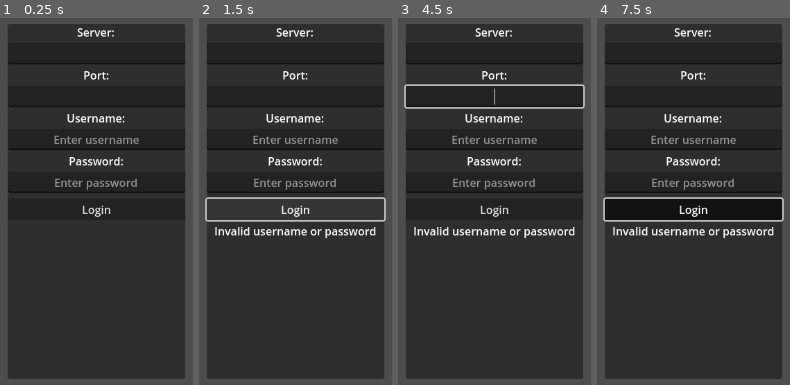
Above: before the commit, frames 1-4 (left to right).
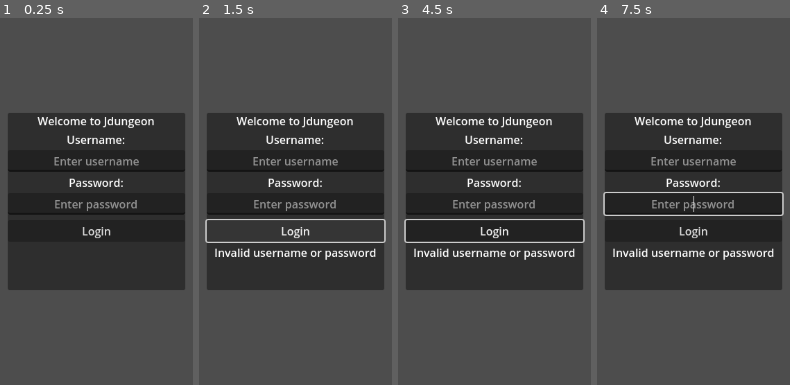
Above: after the commit, the same moments.

Repository: jonathaneeckhout/jdungeon-client
Game: Godot game, scene res://scenes/Multiplayer/Multiplayer.tscn
The game is run twice, just before and just after one commit, with the same random seed, the same clock (stepped at 60 frames per second) and the same inputs.
Inputs (mouse positions are in pixels of both pictures, inside the frame that each line leads up to):
- Up to frame 1 (0.25 s): no input
- Up to frame 2 (1.5 s): click "Login" at 0.5 s; click "Login" at 1.25 s
- Up to frame 3 (4.5 s): click "Login" at 2 s; tap Enter (ui_accept) at 2.75, 3.02, 3.5, 3.77, 4.25 s; move the mouse to (outside the picture) at 2.77 s; press the mouse at (outside the picture) at 2.78 s; move the mouse to (outside the picture) at 3.52 s; release the mouse at (outside the picture) at 3.53 s; click (outside the picture) at 3.6 s; move the mouse to (573, 102) at 4.27 s; hold Right mouse button (right_click) from 4.28 s (still down)
- Up to frame 4 (7.5 s): click (772, 102) at 4.55 s; tap Enter (ui_accept) at 5, 5.27, 5.75, 6.02, 6.5, 6.77 s; move the mouse to (652, 289) at 5.02 s; release Right mouse button (right_click) at 5.03 s; click (652, 289) at 5.1 s; move the mouse to (outside the picture) at 5.77 s; press the mouse at (outside the picture) at 5.78 s; move the mouse to (outside the picture) at 6.52 s; release the mouse at (outside the picture) at 6.53 s; right-click (outside the picture) at 6.6 s; click (outside the picture) at 6.8 s; move the mouse to (734, 201) at 7.27 s; press the mouse at (734, 201) at 7.28 s

The runs differ from the first frame. In frame 1, 49% of the frame differs, in the area x 4-96%, y 1-99%; in frame 2, 53%; in frame 3, 52%; in frame 4, 54%, in the area x 3-97%, y 1-99%.

Commit message:
add client side prediction

Diff:
--- a/scenes/LoginPanel/LoginPanel.gd
+++ b/scenes/LoginPanel/LoginPanel.gd
@@ -1,15 +1,12 @@
 extends Panel
 
 @onready var server_address = Env.get_value("COMMON_SERVER_HOST")
-@onready var server_port = Env.get_value("COMMON_SERVER_PORT")
+@onready var server_port = int(Env.get_value("COMMON_SERVER_PORT"))
 @onready var debug_username = Env.get_value("DEBUG_USERNAME")
 @onready var debug_password = Env.get_value("DEBUG_PASSWORD")
 
 
 func _ready():
-	$VBoxContainer/ServerAddressText.text = server_address
-	$VBoxContainer/ServerPortText.text = server_port
-
 	if debug_username:
 		$VBoxContainer/UsernameText.text = debug_username
 
@@ -21,8 +18,6 @@
 
 
 func _on_login_button_pressed():
-	var ip = $VBoxContainer/ServerAddressText.text
-	var port = int($VBoxContainer/ServerPortText.text)
 	var username = $VBoxContainer/UsernameText.text
 	var password = $VBoxContainer/PasswordText.text
 
@@ -38,7 +33,7 @@
 
 	print("Successfully logged into server")
 
-	if !CommonConnection.connect_to_server(ip, port):
+	if !CommonConnection.connect_to_server(server_address, server_port):
 		$VBoxContainer/ErrorLabel.text = "Error conneting server"
 		print("Failed to connect to server")
 		return false
--- a/scenes/LoginPanel/LoginPanel.tscn
+++ b/scenes/LoginPanel/LoginPanel.tscn
@@ -11,7 +11,6 @@
 offset_left = -128.0
 offset_top = -256.0
 offset_right = 128.0
-offset_bottom = 256.0
 grow_horizontal = 2
 grow_vertical = 2
 script = ExtResource("1_50sjr")
@@ -26,23 +25,8 @@
 
 [node name="ServerAddressLabel" type="Label" parent="VBoxContainer"]
 layout_mode = 2
-text = "Server:"
+text = "Welcome to Jdungeon"
 horizontal_alignment = 1
-
-[node name="ServerAddressText" type="LineEdit" parent="VBoxContainer"]
-layout_mode = 2
-alignment = 1
-expand_to_text_length = true
-
-[node name="ServerPortLabel" type="Label" parent="VBoxContainer"]
-layout_mode = 2
-text = "Port:"
-horizontal_alignment = 1
-
-[node name="ServerPortText" type="LineEdit" parent="VBoxContainer"]
-layout_mode = 2
-alignment = 1
-expand_to_text_length = true
 
 [node name="UsernameLabel" type="Label" parent="VBoxContainer"]
 layout_mode = 2
--- a/scenes/Multiplayer/Multiplayer.tscn
+++ b/scenes/Multiplayer/Multiplayer.tscn
@@ -21,3 +21,5 @@
 
 [node name="LoginPanel" parent="UI" instance=ExtResource("1_0yetu")]
 layout_mode = 1
+offset_top = -128.0
+offset_bottom = 128.0
--- a/scenes/Player/Player.gd
+++ b/scenes/Player/Player.gd
@@ -1,6 +1,7 @@
 extends CharacterBody2D
 
 const MAX_HP = 100.0
+const SPEED = 300.0
 
 @export var username := "":
 	set(user):
@@ -14,6 +15,7 @@
 
 var hp = MAX_HP
 
+@onready var target_position = position
 
 func _ready():
 	if player == multiplayer.get_unique_id():
@@ -25,7 +27,9 @@
 
 
 func _process(_delta):
-	move_and_slide()
+	velocity = position.direction_to(target_position) * SPEED
+	if position.distance_to(target_position) > 10:
+		move_and_slide()
 
 
 func hurt(current_hp: int, _damage: int):
--- a/scenes/Player/PlayerInput.gd
+++ b/scenes/Player/PlayerInput.gd
@@ -1,24 +1,26 @@
 extends Node2D
 
+@onready var player = $"../"
+@onready var mouse_area = $"../MouseArea2D"
 
 func _ready():
 	# Only process for the local player.
-	set_process($"../".player == multiplayer.get_unique_id())
-	set_process_input($"../".player == multiplayer.get_unique_id())
+	set_process(player.player == multiplayer.get_unique_id())
+	set_process_input(player.player == multiplayer.get_unique_id())
 
 
 func _input(event):
 	if event.is_action_pressed("left_click"):
-		$"../MouseArea2D".set_global_position($"..".get_global_mouse_position())
+		mouse_area.set_global_position(player.get_global_mouse_position())
 		await get_tree().physics_frame
 		await get_tree().physics_frame
-		print($"../MouseArea2D".get_overlapping_bodies())
+		print(mouse_area.get_overlapping_bodies())
 	elif event.is_action_pressed("right_click"):
 		_handle_right_click()
 
 
 func _handle_right_click():
-	$"../MouseArea2D".set_global_position($"..".get_global_mouse_position())
+	mouse_area.set_global_position(player.get_global_mouse_position())
 
 	#The following awaits ensure that the collision cycle has occurred before calling
 	#the get_overlapping_bodies function
@@ -26,13 +28,15 @@
 	await get_tree().physics_frame
 
 	#Get the bodies under the mouse area
-	var bodies = $"../MouseArea2D".get_overlapping_bodies()
+	var bodies = mouse_area.get_overlapping_bodies()
 
 	#Move if nothing is under the mouse area
 	if bodies.is_empty():
-		LevelsConnection.move.rpc($"..".get_global_mouse_position())
+		var target_position = player.get_global_mouse_position()
+		player.target_position = target_position
+		LevelsConnection.move.rpc(target_position)
 	else:
 		#TODO: not sure if this needs to be improved, just take the first
 		var target = bodies[0]
-		if target != $"../":
+		if target != player:
 			LevelsConnection.interact.rpc(target.name)
--- a/scenes/Player/ServerSynchronizer.gd
+++ b/scenes/Player/ServerSynchronizer.gd
@@ -1,10 +1,12 @@
 extends Node2D
+
+var position_buffer = []
 
 @onready var player = $"../"
 
-@rpc("call_remote", "authority", "unreliable") func sync(pos, vel):
+@rpc("call_remote", "authority", "unreliable") func sync(pos, _vel):
 	player.position = pos
-	player.velocity = vel
+	# player.velocity = vel
 
 
 @rpc("call_remote", "authority", "reliable") func hurt(current_hp: int, amount: int):
